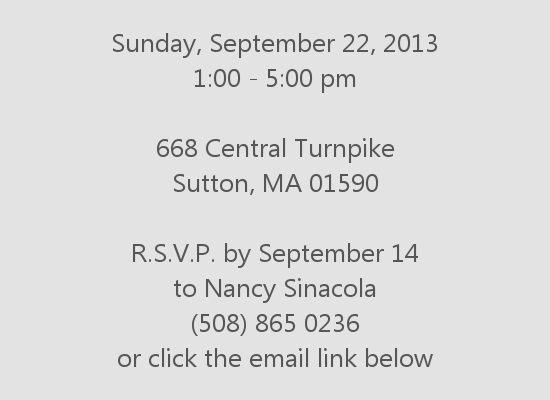
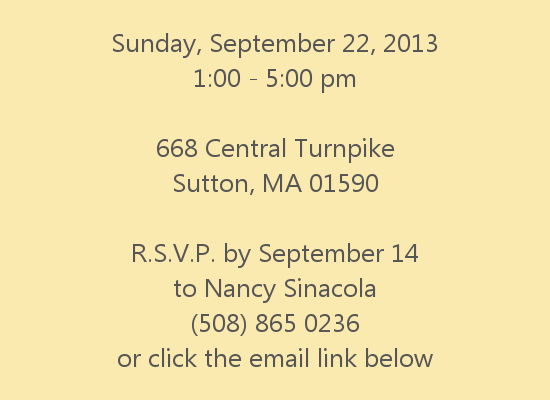
Revision of a layered 550x400 image; what changed, layer by layer:
added layer "New Layer" above "Background" over (x1=0, y1=0, x2=550, y2=400)
